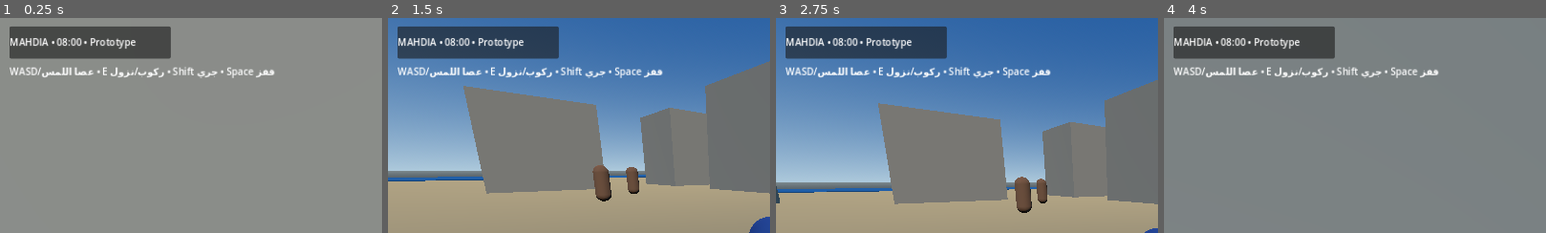
Above: before the commit, frames 1-4 (left to right).
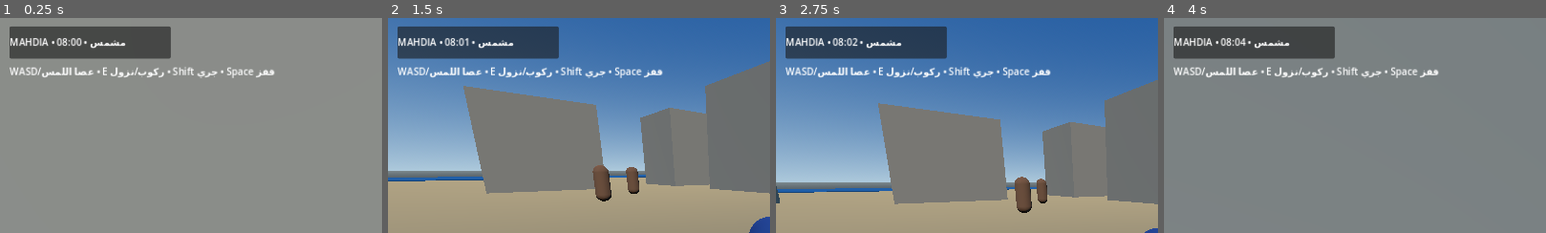
Above: after the commit, the same moments.

Repository: stevennpllk-crypto/REAL-LIFE-MAHDIA
Game: Godot game, scene res://scenes/Main.tscn
Two runs of this game, one before a commit and one after it. Both use one fixed random seed, a clock stepped at 60 frames per second and the inputs below.
Inputs (mouse positions are % of the whole screen's width and height, from its top left):
- Up to frame 1 (0.25 s): no input
- Up to frame 2 (1.5 s): tap Enter at 0.5 s; move the mouse to (55, 50) at 0.52 s; hold W (move_forward) from 0.53 s (still down); tap E (interact) at 0.6, 1.35 s; tap Space (jump) at 0.77 s; move the mouse to (45, 50) at 1.27 s
- Up to frame 3 (2.75 s): keep holding W (move_forward); tap Space (jump) at 1.52 s; move the mouse to (52, 48) at 2.02 s; hold Shift (run) from 2.03 s (still down); tap E (interact) at 2.3 s
- Up to frame 4 (4 s): keep holding W (move_forward); move the mouse to (49, 52) at 2.77 s; release Shift (run) at 2.78 s; tap E (interact) at 2.85, 3.6 s; tap Space (jump) at 3.02, 3.77 s; move the mouse to (57, 51) at 3.52 s
The pictures show only the part of the screen within x 0-50%, y 0-50%; the shares and areas given below are measured in that part.

The runs differ from the first frame. In frame 1, 0.3% of the frame differs, in the area x 23-36%, y 9-15%; in frame 2, 0.4%, in the area x 20-36%, y 9-15%; in frame 3, 0.4%; in frame 4, 0.4%.
Error in both runs: Invalid call. Nonexistent function 'setup' in base 'Node'. (res://scripts/main.gd:163)

Commit message:
Add mobile and keyboard interaction request

Diff:
--- a/scripts/player.gd
+++ b/scripts/player.gd
@@ -9,6 +9,7 @@
 var move_vector := Vector2.ZERO
 var running := false
 var jump_requested := false
+var interact_requested := false
 var camera_pivot: Node3D
 var camera: Camera3D
 
@@ -76,6 +77,9 @@
 func request_jump() -> void:
 	jump_requested = true
 
+func request_interact() -> void:
+	interact_requested = true
+
 func _physics_process(delta: float) -> void:
 	if not is_on_floor():
 		velocity.y -= gravity * delta
